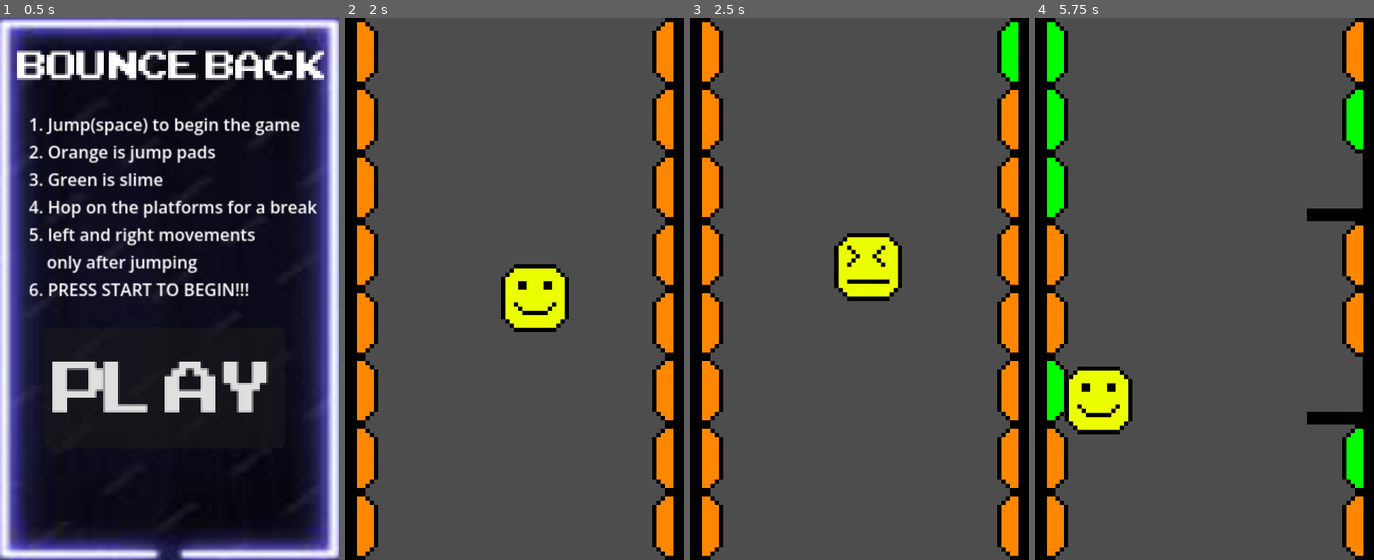
Above: before the commit, frames 1-4 (left to right).
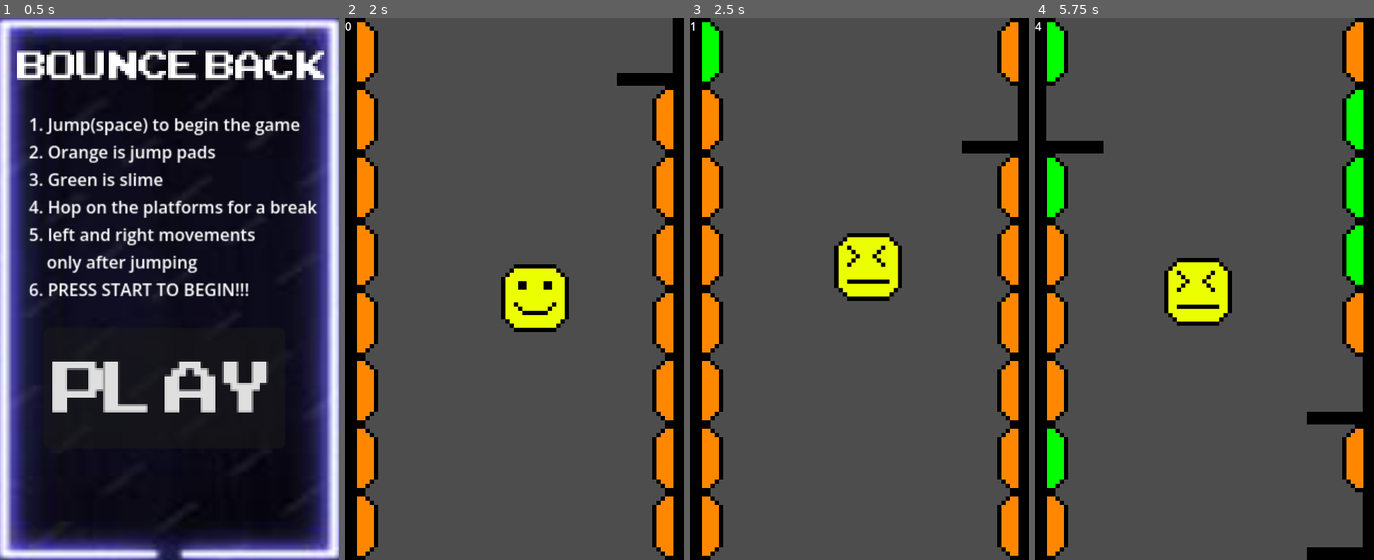
Above: after the commit, the same moments.

Repository: krazybaboon17/BounceBack
Game: Godot game, scene res://assets/scenes/main_menu.tscn
The game is run twice, just before and just after one commit, with the same random seed, the same clock (stepped at 60 frames per second) and the same inputs.
Inputs:
- Up to frame 1 (0.5 s): no input
- Up to frame 2 (2 s): click "Play" at 0.5 s; hold Right (right) from 1.28 s (still down); hold Space (space) from 1.28 s (still down)
- Up to frame 3 (2.5 s): keep holding Right (right); release Space (space) at 2.03 s; tap Space (space) at 2.1 s
- Up to frame 4 (5.75 s): release Right (right) at 2.78 s; hold Left (left) 2.78-3.53 s; hold Space (space) 2.78-3.53 s; hold Right (right) 3.53-5.03 s; tap Space (space) at 3.6, 5.1 s; hold Space (space) 4.28-5.03 s; hold Left (left) from 5.03 s (still down)

Frame 1 is identical in both runs. In frame 2, 0.9% of the frame differs, in the area x 0-97%, y 0-13%; in frame 3, 1.9%; in frame 4, 9.2%, in the area x 0-97%, y 0-100%.

Commit message:
hehe

Diff:
--- /dev/null
+++ b/assets/canvas_layer.gd
@@ -0,0 +1,14 @@
+extends CanvasLayer
+
+
+# Called when the node enters the scene tree for the first time.
+func _ready() -> void:
+	pass # Replace with function body.
+
+
+# Called every frame. 'delta' is the elapsed time since the previous frame.
+func _process(delta: float) -> void:
+	pass
+func updateScore(score):
+	$Label.text = score
+	$Label.show()
--- a/assets/main.tscn
+++ b/assets/main.tscn
@@ -2,7 +2,9 @@
 
 [ext_resource type="Script" uid="uid://j6fupwvsffab" path="res://assets/scripts/main.gd" id="1_06ig3"]
 [ext_resource type="PackedScene" uid="uid://bir3u3c7je65t" path="res://assets/scenes/player.tscn" id="2_2d37k"]
+[ext_resource type="Script" uid="uid://c6de0aj6i4kg6" path="res://assets/canvas_layer.gd" id="4_836ik"]
 [ext_resource type="PackedScene" uid="uid://bv60yvwrt2ro6" path="res://assets/scenes/ground.tscn" id="6_m5usj"]
+[ext_resource type="PackedScene" uid="uid://bslk3gi0a3oko" path="res://assets/scenes/base_wall.tscn" id="8_tkxyu"]
 
 [sub_resource type="RectangleShape2D" id="RectangleShape2D_o8qdo"]
 size = Vector2(480, 124)
@@ -22,5 +24,18 @@
 [node name="Timer" type="Timer" parent="." unique_id=115748341]
 wait_time = 0.5
 
+[node name="ScoreTimer" type="Timer" parent="." unique_id=1317614879]
+
+[node name="CanvasLayer" type="CanvasLayer" parent="." unique_id=1562881993]
+follow_viewport_enabled = true
+script = ExtResource("4_836ik")
+
+[node name="Label" type="Label" parent="CanvasLayer" unique_id=1310567545]
+offset_right = 40.0
+offset_bottom = 23.0
+
+[node name="BaseWall" parent="." unique_id=172977510 instance=ExtResource("8_tkxyu")]
+
 [connection signal="body_entered" from="Die" to="Die" method="_on_body_entered"]
 [connection signal="timeout" from="Timer" to="." method="_on_timer_timeout"]
+[connection signal="timeout" from="ScoreTimer" to="." method="_on_score_timer_timeout"]
--- a/assets/scripts/main.gd
+++ b/assets/scripts/main.gd
@@ -9,6 +9,11 @@
 var baseGround = preload("res://assets/scenes/base_ground.tscn")
 var rightGroundNode = preload("res://right_ground.tscn")
 var left_bouncer
+
+var score = 0
+@onready var canvas_layer = $CanvasLayer
+
+
 var left_slime
 var right_blank
 var left_blank
@@ -28,7 +33,7 @@
 #Add weights to the randomness
 # Called when the node enters the scene tree for the first time.
 func _ready() -> void:
-
+	canvas_layer.updateScore(str(0))
 
 	drawLeft()
 	drawRight()
@@ -37,8 +42,10 @@
 
 # Called every frame. 'delta' is the elapsed time since the previous frame.
 func _process(delta: float) -> void:
+	canvas_layer.updateScore(str(score))
 	if (Input.is_action_pressed("space") and thing):
 		$Timer.start()
+		$ScoreTimer.start()
 		thing = false
 func drawLeft():
 	for i in 8:
@@ -132,3 +139,7 @@
 
 	drawRight()
 	drawLeft()
+
+
+func _on_score_timer_timeout() -> void:
+	score += 1
--- a/assets/scripts/main_menu.gd
+++ b/assets/scripts/main_menu.gd
@@ -5,4 +5,4 @@
 
 func _on_play_button_pressed() -> void:
 
-	get_tree().change_scene_to_file("res://assets/scenes/main.tscn")
+	get_tree().change_scene_to_file("res://assets/main.tscn")
Not shown, added: assets/canvas_layer.gd.uid
Not shown: 1 places in assets/scenes/main.tscn that only renumber resources
